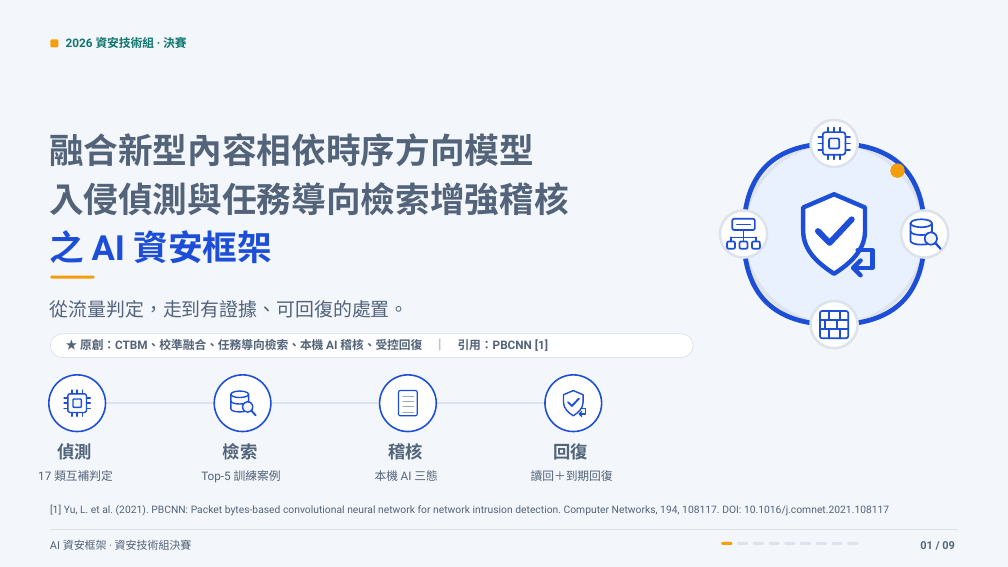
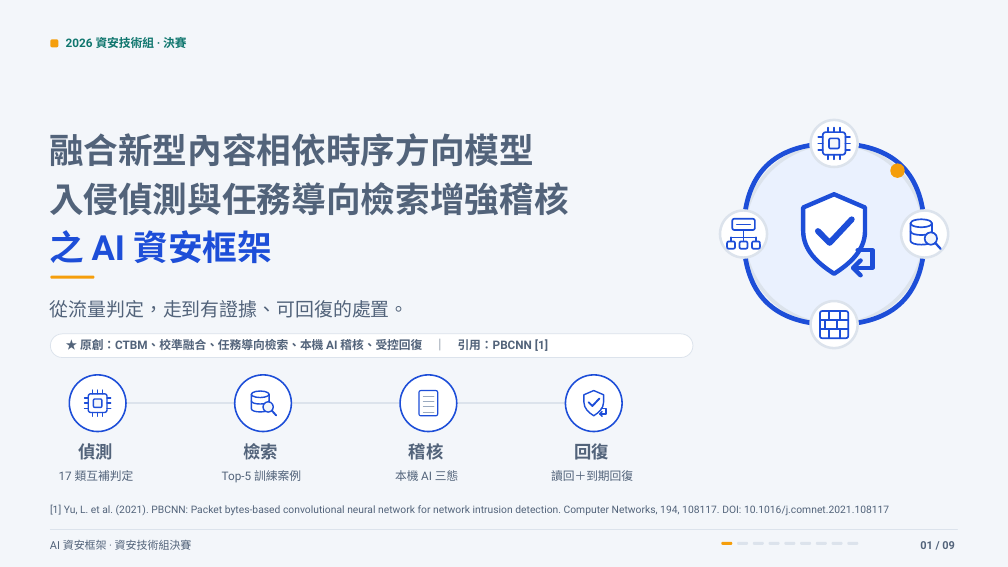
Before and after one commit to Lily09-project/innoserve-competition, a slide deck: slide 1 of deliverables/決賽簡報_AI資安框架.pptx. Drawn at 1008x567 pixels with LibreOffice and Linux fonts; fonts in the diff are those of the drawing. Boxes give left, top, right and bottom in pixels: in the first picture for what was removed or moved away, otherwise in the second. Text is boxed around its words. In the diff, an @@ line names an element or a change of style, - is before the commit and + after.

```diff
--- a/deliverables/決賽簡報_AI資安框架.pptx
+++ b/deliverables/決賽簡報_AI資安框架.pptx
@@ 12 freeform shapes, 8 texts, 6 ellipses, 3 rounded rectangles moved together from (x1=38, y1=375, x2=613, y2=483) to (x1=59, y1=375, x2=633, y2=482) @@
```
Also in this commit, not shown: 3 other slides changed, 15 other files.
